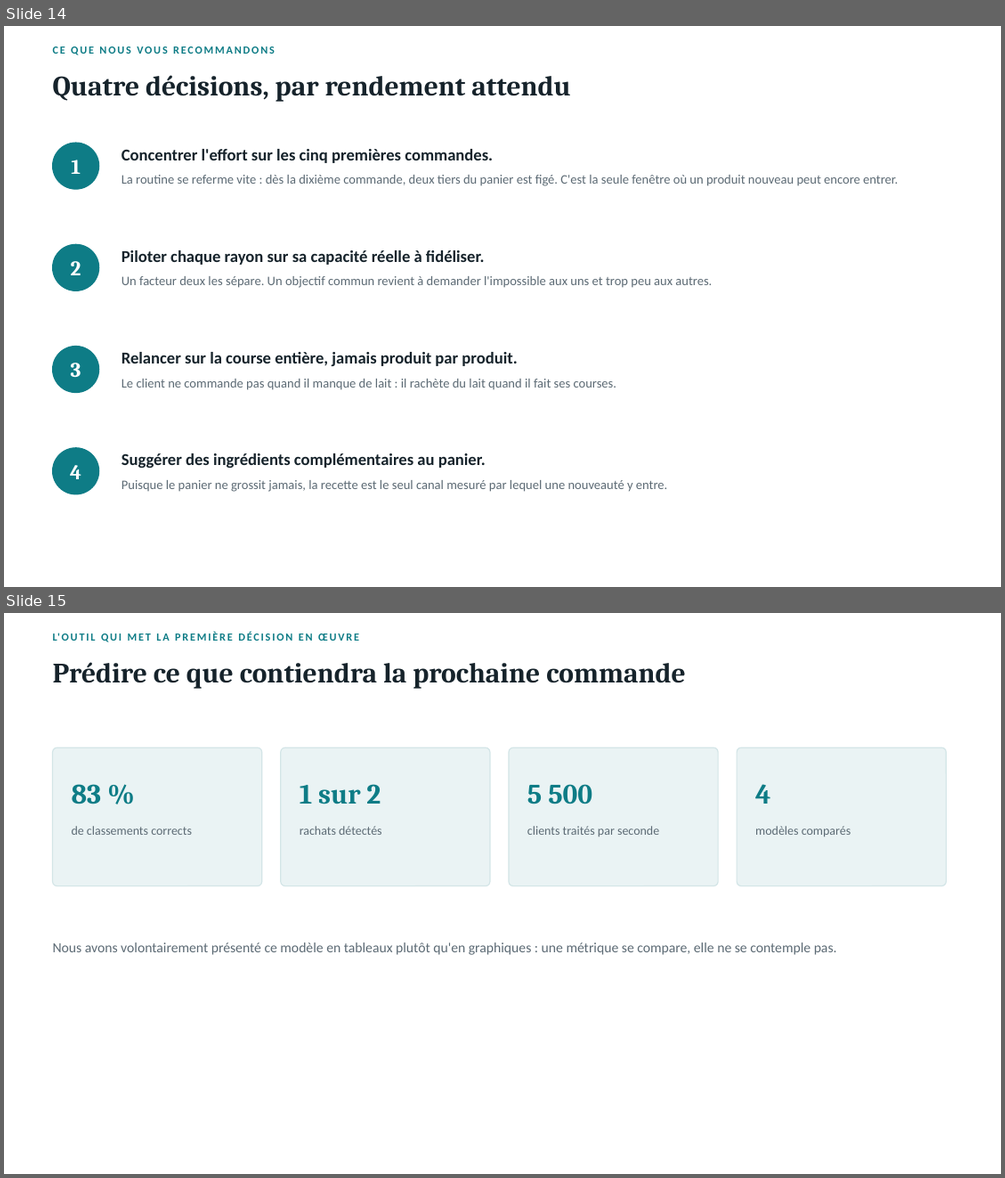
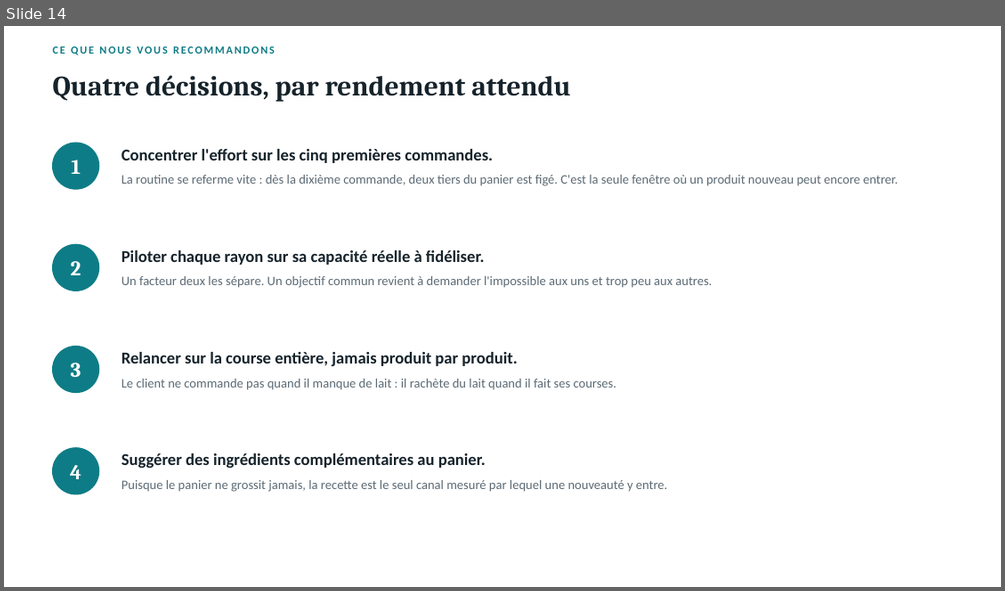
Before and after one commit to Nyomix-V/joja-data-analysis, a slide deck: 02_projet/soutenance.pptx. Shown one above the other, each under a label of ours: slides 14 and 15 before the commit, slide 14 after it. The pictures are 1005x1178 and 1005x591 pixels, drawn with LibreOffice and Linux fonts; fonts in the diff are those of the drawing. Boxes give left, top, right and bottom in pixels: in the first picture for what was removed or moved away, otherwise in the second. Text is boxed around its words. In the diff, an @@ line names an element or a change of style, - is before the commit and + after.

```diff
--- a/02_projet/soutenance.pptx
+++ b/02_projet/soutenance.pptx
@@ slide 15 removed at (4, 613, 1001, 1174), background #FFFFFF @@
@@ text removed at (53, 633, 60, 641) @@
-L'OUTIL QUI MET LA PREMIÈRE DÉCISION EN ŒUVRE
@@ text removed at (53, 662, 686, 689) @@
-Prédire ce que contiendra la prochaine commande
@@ rounded rectangle removed at (53, 747, 262, 886) @@
@@ rounded rectangle removed at (281, 747, 490, 886) @@
@@ rounded rectangle removed at (509, 747, 718, 886) @@
@@ rounded rectangle removed at (736, 747, 947, 886) @@
@@ text removed at (72, 784, 102, 804) @@
-83 %
@@ text removed at (299, 784, 380, 804) @@
-1 sur 2
@@ text removed at (527, 784, 592, 804) @@
-5 500
@@ text removed at (755, 784, 770, 803) @@
-4
@@ text removed at (72, 826, 192, 835) @@
-de classements corrects
@@ text removed at (299, 826, 382, 835) @@
-rachats détectés
@@ text removed at (527, 826, 659, 836) @@
-clients traités par seconde
@@ text removed at (755, 826, 850, 836) @@
-modèles comparés
@@ text removed at (53, 942, 837, 955) @@
-Nous avons volontairement présenté ce modèle en tableaux plutôt qu'en graphiques : une métrique se compare, elle ne se contemple pas.
```
Also in this commit, not shown: 2 other slides removed.
